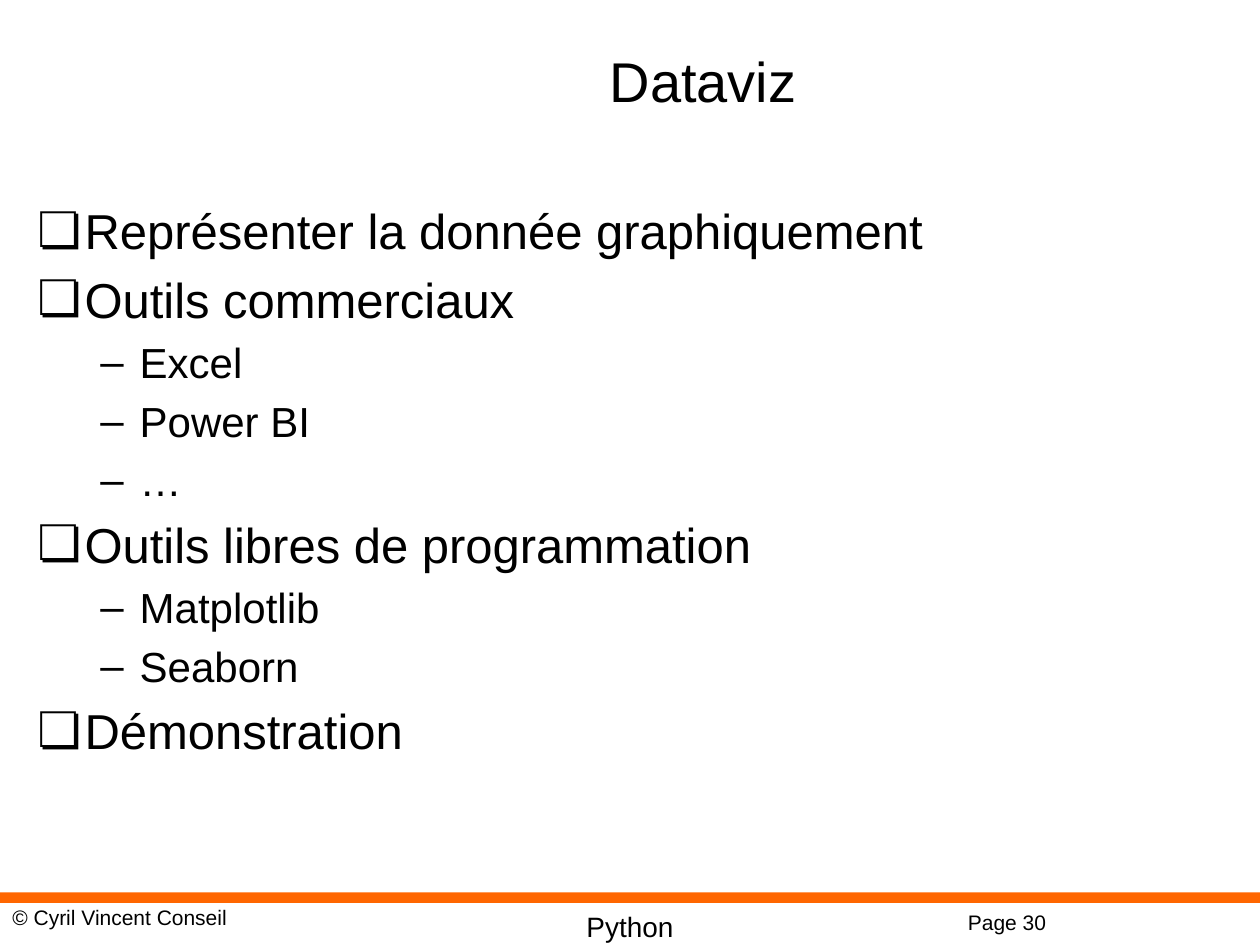
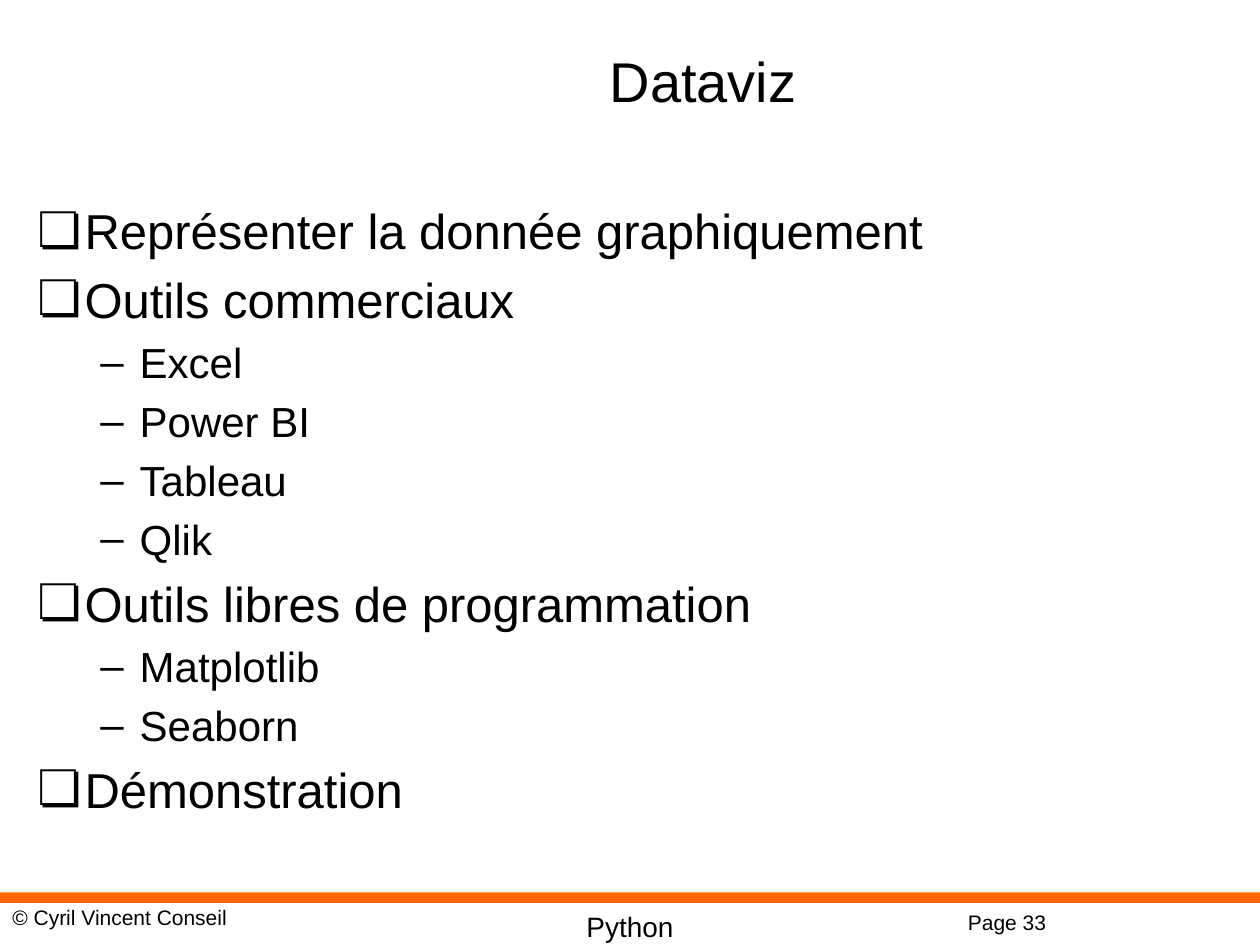
Before and after one commit to cyrilvincent/AI, a slide deck: slide 33 of AI02-DataScience.pptx (slide 30 before the commit). Drawn at 1260x945 pixels with LibreOffice and Linux fonts; fonts in the diff are those of the drawing; background and template pictures are left out. Boxes give left, top, right and bottom in pixels: in the first picture for what was removed or moved away, otherwise in the second. Text is boxed around its words. In the diff, an @@ line names an element or a change of style, - is before the commit and + after.

```diff
--- a/AI02-DataScience.pptx
+++ b/AI02-DataScience.pptx
@@ text at [140, 465, 287, 563]: text changed @@
-  – …
+  – Tableau
+  – Qlik
@@ page number at [968, 915, 1046, 934]: text changed @@
-Page 30
+Page 33
```
Also in this commit, not shown: 16 slides added, 23 other files.
